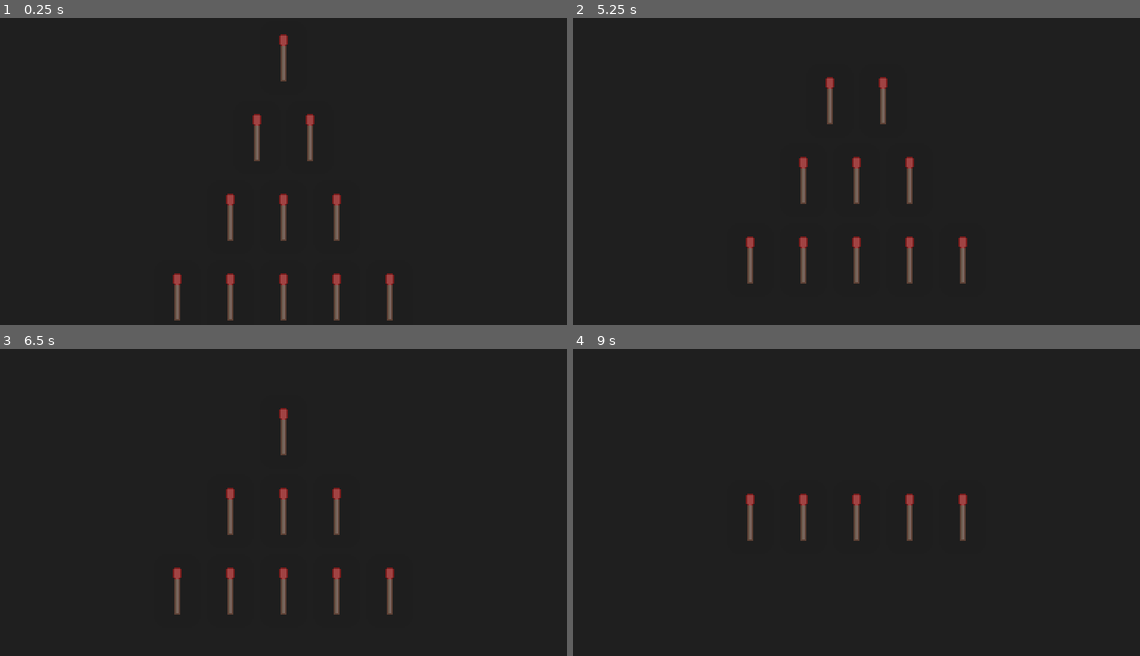
Above: before the commit, frames 1-4 (two rows, left to right).
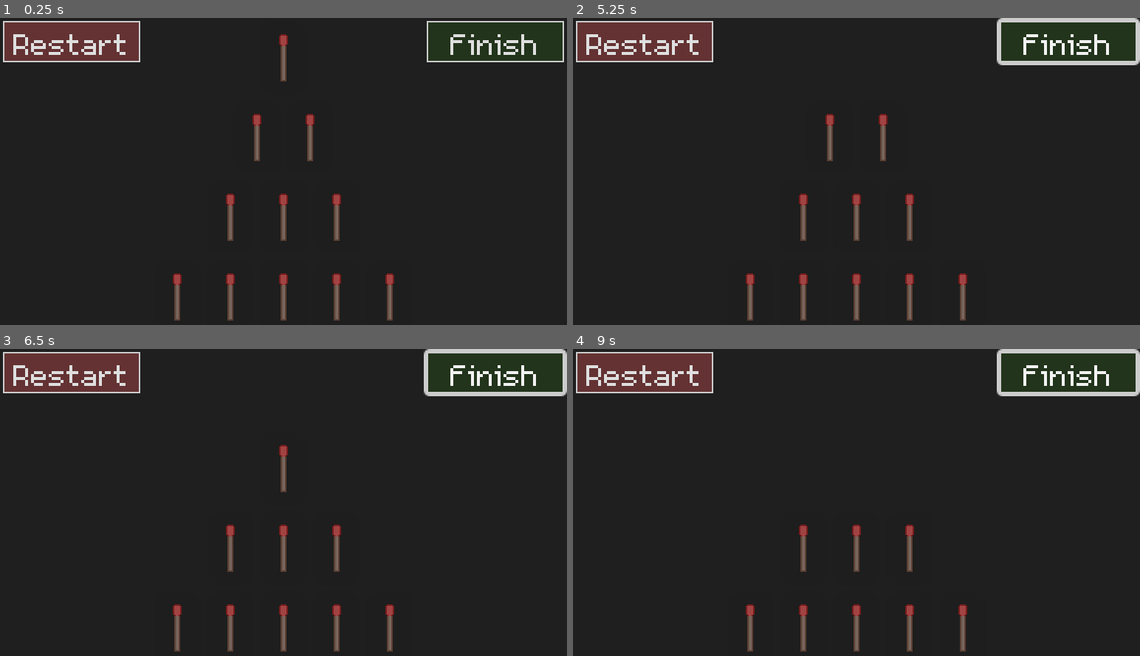
Above: after the commit, the same moments.

Repository: TylerFairleigh/COMP359-AB1-Assignment2
Game: Godot game, scene res://scenes/main.tscn
The game is run twice, just before and just after one commit, with the same random seed, the same clock (stepped at 60 frames per second) and the same inputs.
Inputs (mouse positions are in pixels of both pictures, inside the frame that each line leads up to):
- Up to frame 1 (0.25 s): no input
- Up to frame 2 (5.25 s): click (646, 42) at 0.5 s, where only the run after the commit has a clickable "Restart"; click (1066, 42) at 1.25 s, where only the run after the commit has a clickable "Finish"; click (646, 42) at 2 s, where only the run after the commit has a clickable "Restart"; click (646, 42) at 2.75 s, where only the run after the commit has a clickable "Restart"; click (1066, 42) at 3.5 s, where only the run after the commit has a clickable "Finish"; click (1066, 42) at 4.25 s, where only the run after the commit has a clickable "Finish"; tap Enter at 5 s; move the mouse to (856, 57) at 5.02 s; click (856, 57) at 5.17 s
- Up to frame 3 (6.5 s): tap Space at 5.75 s; move the mouse to (255, 431) at 5.77 s; click (255, 431) at 5.92 s
- Up to frame 4 (9 s): tap Enter at 6.5, 8 s; move the mouse to (856, 431) at 6.52 s; click (856, 431) at 6.67 s; tap Space at 7.25, 8.75 s; move the mouse to (805, 474) at 7.27 s; click (805, 474) at 7.42 s; move the mouse to (828, 474) at 8.02 s; click (828, 474) at 8.17 s; move the mouse to (856, 474) at 8.77 s; click (856, 474) at 8.92 s

The runs differ from the first frame. In frame 1, 3.9% of the frame differs, in the area x 0-100%, y 0-15%; in frame 2, 7.6%, in the area x 0-100%, y 0-99%; in frame 3, 7.3%; in frame 4, 6.6%.

Commit message:
Restart button working

Diff:
--- a/scenes/main.tscn
+++ b/scenes/main.tscn
@@ -1,6 +1,25 @@
-[gd_scene load_steps=2 format=3 uid="uid://dxuoc1fec7hi5"]
+[gd_scene load_steps=6 format=3 uid="uid://dxuoc1fec7hi5"]
 
 [ext_resource type="PackedScene" uid="uid://bx6co1v284cd3" path="res://scenes/match_view.tscn" id="1_crgk3"]
+[ext_resource type="FontFile" uid="uid://d20wpwo18re0o" path="res://assets/m5x7.ttf" id="2_7oplk"]
+
+[sub_resource type="Theme" id="Theme_w1vl8"]
+default_font = ExtResource("2_7oplk")
+default_font_size = 32
+
+[sub_resource type="StyleBoxFlat" id="StyleBoxFlat_6wfke"]
+bg_color = Color(0.980392, 0.356863, 0.376471, 0.313726)
+border_width_left = 1
+border_width_top = 1
+border_width_right = 1
+border_width_bottom = 1
+
+[sub_resource type="StyleBoxFlat" id="StyleBoxFlat_d8el3"]
+bg_color = Color(0.219608, 0.717647, 0, 0.137255)
+border_width_left = 1
+border_width_top = 1
+border_width_right = 1
+border_width_bottom = 1
 
 [node name="main" type="Node2D"]
 
@@ -12,3 +31,23 @@
 metadata/_edit_lock_ = true
 
 [node name="matches" parent="." instance=ExtResource("1_crgk3")]
+
+[node name="restart" type="Button" parent="."]
+offset_left = 2.0
+offset_top = 2.0
+offset_right = 95.0
+offset_bottom = 30.0
+theme = SubResource("Theme_w1vl8")
+theme_override_styles/normal = SubResource("StyleBoxFlat_6wfke")
+text = "Restart"
+
+[node name="finish" type="Button" parent="."]
+offset_left = 289.0
+offset_top = 2.0
+offset_right = 382.0
+offset_bottom = 30.0
+theme = SubResource("Theme_w1vl8")
+theme_override_styles/normal = SubResource("StyleBoxFlat_d8el3")
+text = "Finish"
+
+[connection signal="pressed" from="restart" to="matches" method="_on_restart_pressed"]
--- a/scenes/match.gd
+++ b/scenes/match.gd
@@ -9,5 +9,6 @@
 	set_modulate(regular)
 
 func _on_gui_input(event):
+	get_tree().call_group("match_group", "_on_match_pressed")
 	if event.is_pressed():
 		self.visible = false
--- /dev/null
+++ b/scenes/match_controller.gd
@@ -0,0 +1,18 @@
+extends PanelContainer
+
+@onready var matches = [$"VBoxContainer/Pile 1/Match_1", $"VBoxContainer/Pile 2/Match_2", $"VBoxContainer/Pile 2/Match_3", $"VBoxContainer/Pile 3/Match_4", $"VBoxContainer/Pile 3/Match_5", $"VBoxContainer/Pile 3/Match_6", $"VBoxContainer/Pile 4/Match_7", $"VBoxContainer/Pile 4/Match_8", $"VBoxContainer/Pile 4/Match_9", $"VBoxContainer/Pile 4/Match_10", $"VBoxContainer/Pile 4/Match_11"]
+
+var player_turn = true
+
+func _process(delta):
+	var foo = []
+	for match_item in matches:
+		foo.append(match_item.visible)
+
+func _on_restart_pressed():
+		for match_item in matches:
+			match_item.visible = true
+
+func _on_match_pressed():
+	player_turn = false
+	print("Player turn: ", player_turn)
--- a/scenes/match_view.tscn
+++ b/scenes/match_view.tscn
@@ -1,22 +1,25 @@
-[gd_scene load_steps=3 format=3 uid="uid://bx6co1v284cd3"]
+[gd_scene load_steps=4 format=3 uid="uid://bx6co1v284cd3"]
 
+[ext_resource type="Script" path="res://scenes/match_controller.gd" id="1_1pyil"]
 [ext_resource type="PackedScene" uid="uid://db48fk00ova3o" path="res://scenes/match.tscn" id="2_asr44"]
 
 [sub_resource type="StyleBoxFlat" id="StyleBoxFlat_dflmr"]
 bg_color = Color(0.6, 0.6, 0.6, 0)
 draw_center = false
 
-[node name="matches" type="PanelContainer"]
+[node name="matches" type="PanelContainer" groups=["match_group"]]
 offset_left = 84.0
 offset_right = 300.0
 offset_bottom = 216.0
 theme_override_styles/panel = SubResource("StyleBoxFlat_dflmr")
+script = ExtResource("1_1pyil")
 
 [node name="VBoxContainer" type="VBoxContainer" parent="."]
 layout_mode = 2
 alignment = 1
 
 [node name="Pile 1" type="HBoxContainer" parent="VBoxContainer"]
+custom_minimum_size = Vector2(0, 50)
 layout_mode = 2
 alignment = 1
 
@@ -24,6 +27,7 @@
 layout_mode = 2
 
 [node name="Pile 2" type="HBoxContainer" parent="VBoxContainer"]
+custom_minimum_size = Vector2(0, 50)
 layout_mode = 2
 alignment = 1
 
@@ -34,6 +38,7 @@
 layout_mode = 2
 
 [node name="Pile 3" type="HBoxContainer" parent="VBoxContainer"]
+custom_minimum_size = Vector2(0, 50)
 layout_mode = 2
 alignment = 1
 
@@ -47,6 +52,7 @@
 layout_mode = 2
 
 [node name="Pile 4" type="HBoxContainer" parent="VBoxContainer"]
+custom_minimum_size = Vector2(0, 50)
 layout_mode = 2
 alignment = 1
 
Binary file added: assets/m5x7.ttf
Not shown, added: assets/m5x7.ttf.import
